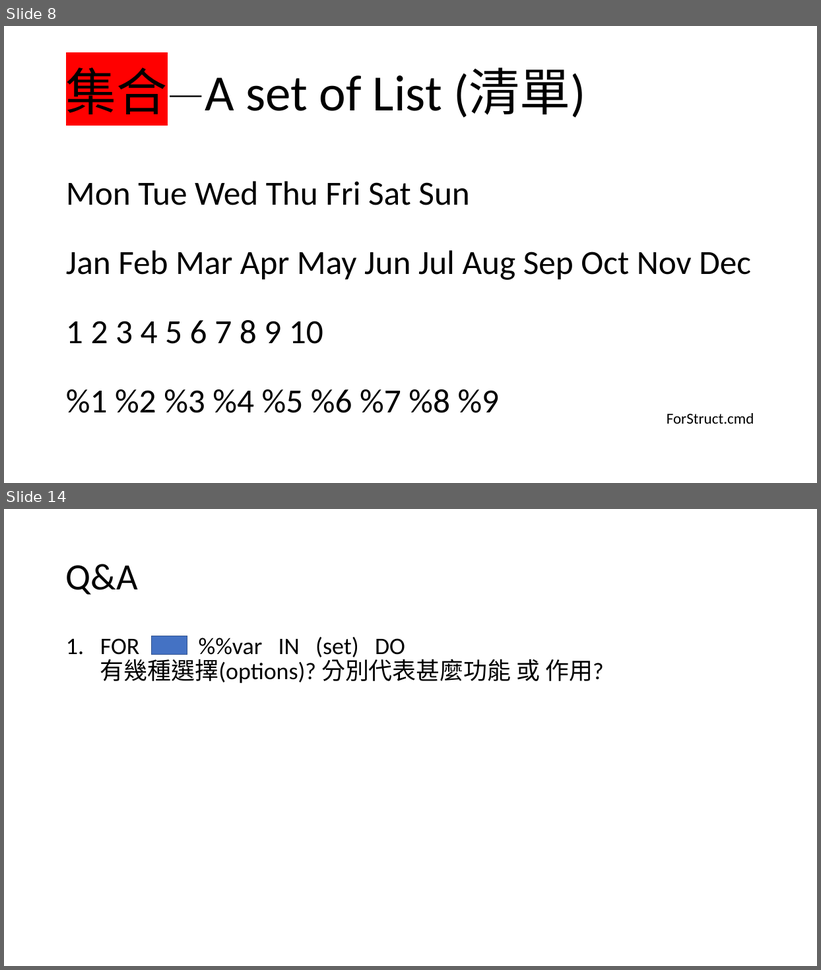
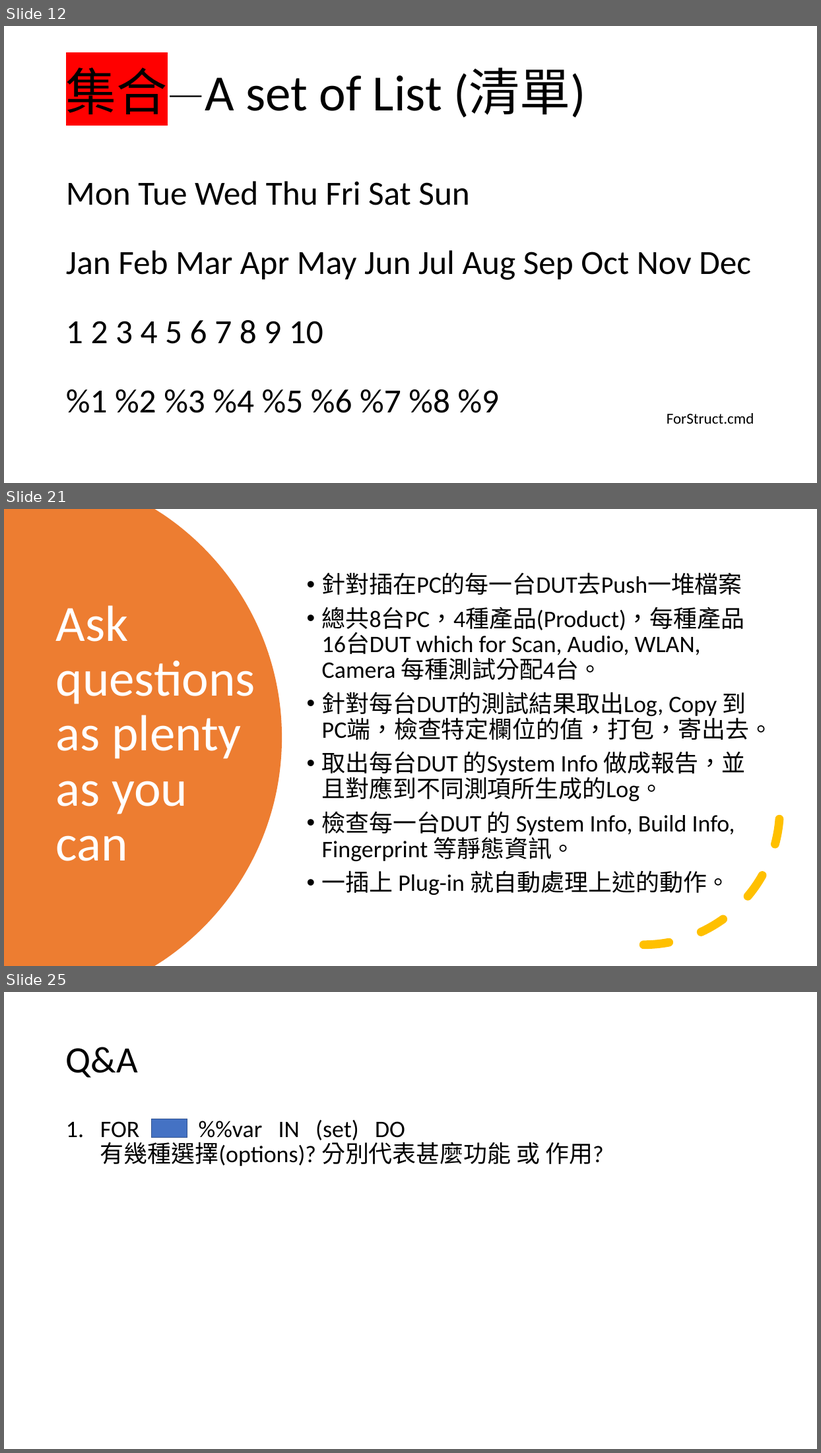
Before and after one commit to bentonglove/DosBatch, a slide deck: Dos Batch Script_Training_2022_Jul.pptx. Shown one above the other, each under a label of ours: slides 8 and 14 before the commit, slides 12, 21 and 25 after it; the slides between them are not shown. The pictures are 821x970 and 821x1453 pixels, drawn with LibreOffice and Linux fonts; fonts in the diff are those of the drawing. Boxes give left, top, right and bottom in pixels: in the first picture for what was removed or moved away, otherwise in the second. Text is boxed around its words. In the diff, an @@ line names an element or a change of style, - is before the commit and + after.

```diff
--- a/Dos Batch Script_Training_2022_Jul.pptx
+++ b/Dos Batch Script_Training_2022_Jul.pptx
@@ slide 21 added at (x1=4, y1=509, x2=817, y2=966), background #FFFFFF @@
@@ freeform shape added at (x1=4, y1=509, x2=282, y2=966), fill #ED7D31 @@
@@ text added at (x1=322, y1=572, x2=774, y2=895), 28 pt, text #000000 @@
+• 針對插在PC的每一台DUT去Push一堆檔案
+• 總共8台PC，4種產品(Product)，每種產品16台DUT which for Scan, Audio, WLAN, Camera 每種測試分配4台。
+• 針對每台DUT的測試結果取出Log, Copy 到PC端，檢查特定欄位的值，打包，寄出去。
+• 取出每台DUT 的System Info 做成報告，並且對應到不同測項所生成的Log。
+• 檢查每一台DUT 的 System Info, Build Info, Fingerprint 等靜態資訊。
+• 一插上 Plug-in 就自動處理上述的動作。
@@ title added at (x1=56, y1=605, x2=255, y2=861), 60 pt, text #FFFFFF @@
+Ask questions as plenty as you can
@@ arc (boxed as its full ellipse) added at (x1=508, y1=673, x2=781, y2=946), outline #FFC000 10 pt dashed @@
@@ what was slide 8 is now slide 12 @@
@@ what was slide 14 is now slide 25 @@
```
Also in this commit, not shown: 5 slides changed, 12 other slides added, 2 slides removed.
